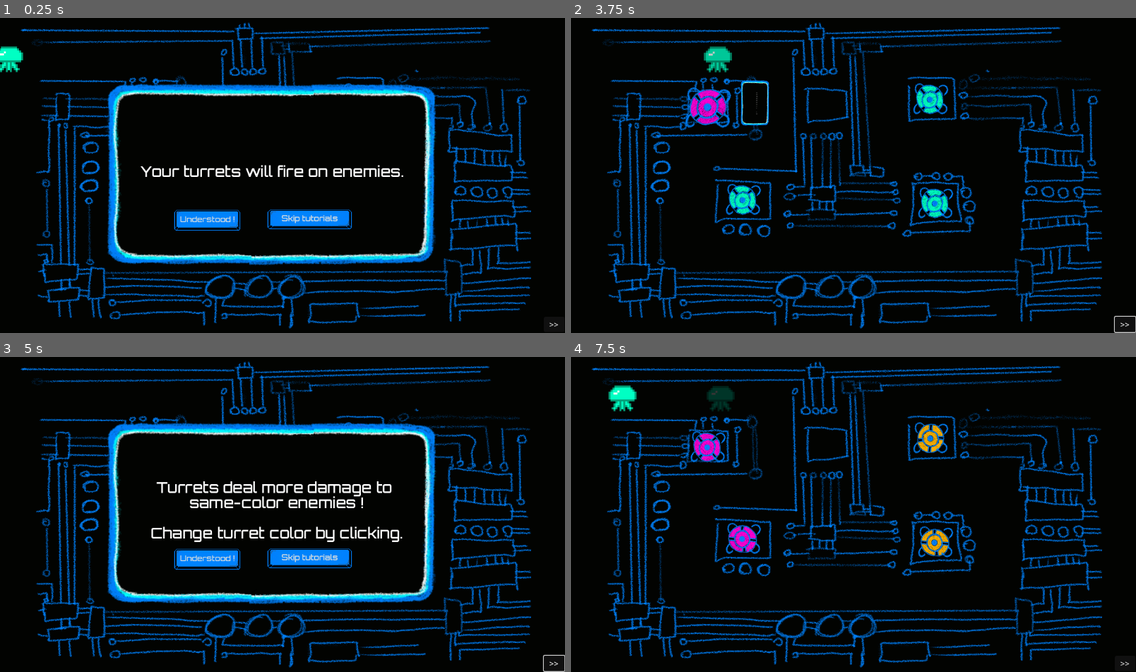
Above: before the commit, frames 1-4 (two rows, left to right).
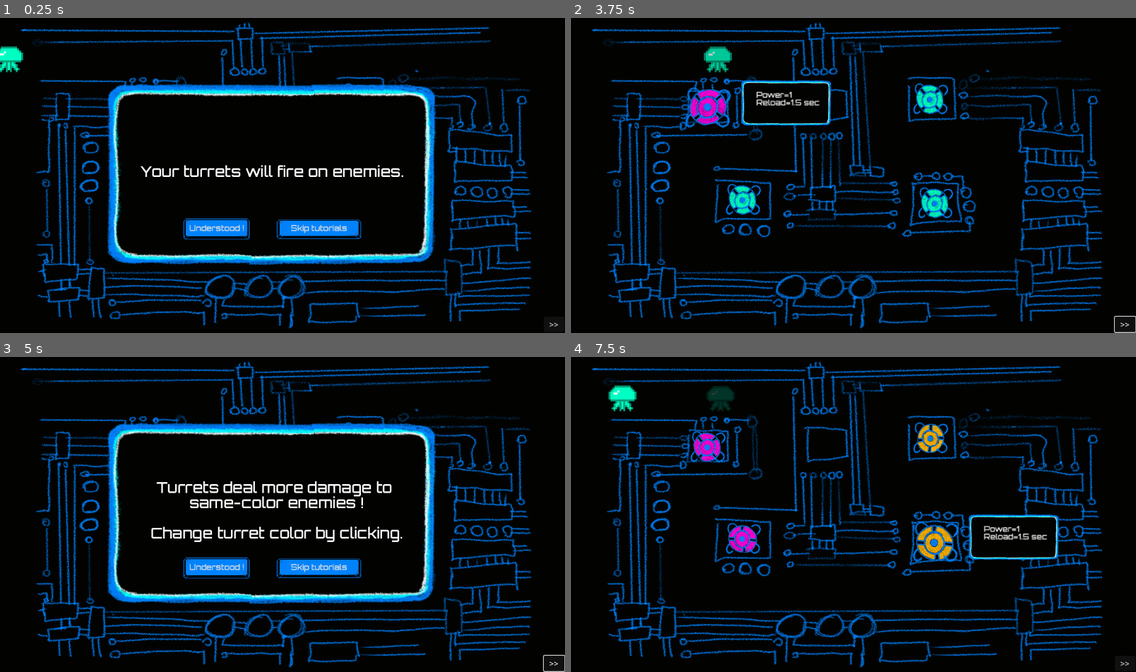
Above: after the commit, the same moments.

Repository: pbagnoud/minijam183
Game: Godot game, scene res://Scenes/main.tscn
Two runs of this game, one before a commit and one after it. Both use one fixed random seed, a clock stepped at 60 frames per second and the inputs below.
Inputs (mouse positions are in pixels of both pictures, inside the frame that each line leads up to):
- Up to frame 1 (0.25 s): no input
- Up to frame 2 (3.75 s): click "Understood !" at 0.5 s; click ">>" at 1.25 s; click ">>" at 2 s; click ">>" at 2.75 s; move the mouse to (712, 103) at 3.52 s; click (712, 103) at 3.67 s
- Up to frame 3 (5 s): move the mouse to (175, 533) at 4.27 s; click (175, 533) at 4.42 s
- Up to frame 4 (7.5 s): click "Understood !" at 5 s; move the mouse to (932, 432) at 5.77 s; click (932, 432) at 5.92 s; move the mouse to (938, 536) at 6.52 s; click (938, 536) at 6.67 s; move the mouse to (1023, 561) at 7.27 s; click (1023, 561) at 7.42 s

The runs differ from the first frame. In frame 1, 2.1% of the frame differs, in the area x 30-64%, y 60-71%; in frame 2, 0.8%; in frame 3, 2.1%; in frame 4, 1.5%.

Commit message:
Stats

Diff:
--- a/minijam183/Scenes/enemy.tscn
+++ b/minijam183/Scenes/enemy.tscn
@@ -157,7 +157,6 @@
 [node name="normal_hit" type="AudioStreamPlayer2D" parent="hit_sounds"]
 stream = ExtResource("18_dhkrs")
 volume_db = 10.758
-stream_paused = true
 
 [node name="color_hit" type="AudioStreamPlayer2D" parent="hit_sounds"]
 stream = ExtResource("19_5xdhn")
--- a/minijam183/Scenes/main.tscn
+++ b/minijam183/Scenes/main.tscn
@@ -8,7 +8,6 @@
 [ext_resource type="PackedScene" uid="uid://fk1sfppmxfiq" path="res://Scenes/upgrade_screen.tscn" id="5_kry3j"]
 [ext_resource type="PackedScene" uid="uid://dh7tms48262s1" path="res://Scenes/tutorial_popup.tscn" id="7_6bp64"]
 [ext_resource type="AudioStream" uid="uid://civdc7h7lkf5s" path="res://Assets/music_background.wav" id="8_344ge"]
-[ext_resource type="Theme" uid="uid://bpd47jtl2oji" path="res://Assets/Themes/popup_windows_big.tres" id="8_ynf5e"]
 
 [sub_resource type="Curve2D" id="Curve2D_jjvhh"]
 _data = {
@@ -75,7 +74,6 @@
 offset_top = 131.0
 offset_right = 900.0
 offset_bottom = 514.0
-theme = ExtResource("8_ynf5e")
 theme_override_font_sizes/normal_font_size = 30
 text = "Your turrets will fire on enemies. "
 
--- a/minijam183/Scenes/tower.tscn
+++ b/minijam183/Scenes/tower.tscn
@@ -16,7 +16,7 @@
 [ext_resource type="Texture2D" uid="uid://bs7tnh3elsyie" path="res://Assets/TurretsV2/GreenTurret/GreenTurret4.png" id="17_f7bh3"]
 [ext_resource type="Texture2D" uid="uid://b1tas3hfoun68" path="res://Assets/TurretsV2/OrangeTurret/OrangeTurret1.png" id="22_ff3gn"]
 [ext_resource type="Texture2D" uid="uid://bn8apc0au1fev" path="res://Assets/TurretsV2/OrangeTurret/OrangeTurret2.png" id="23_rbv28"]
-[ext_resource type="Theme" uid="uid://d13rylh3aso12" path="res://Assets/Themes/popup_windows.tres" id="24_r7vkl"]
+[ext_resource type="Theme" uid="uid://bpd47jtl2oji" path="res://Assets/Themes/popup_windows_big.tres" id="24_r7vkl"]
 [ext_resource type="Texture2D" uid="uid://cbuugoanyvx11" path="res://Assets/TurretsV2/OrangeTurret/OrangeTurret3.png" id="24_yya82"]
 [ext_resource type="Texture2D" uid="uid://bl5ro5omr2y0a" path="res://Assets/TurretsV2/OrangeTurret/OrangeTurret4.png" id="25_28laa"]
 [ext_resource type="Texture2D" uid="uid://ccxk8ay6fgh4h" path="res://Assets/TurretsV2/RedTurret/RedTurret1.png" id="26_df6ox"]
@@ -154,12 +154,16 @@
 target = NodePath("..")
 
 [node name="Label" type="RichTextLabel" parent="."]
+texture_filter = 2
 offset_left = 51.0
 offset_top = -45.0
 offset_right = 97.0
 offset_bottom = 29.0
 theme = ExtResource("24_r7vkl")
-theme_override_font_sizes/normal_font_size = 2
+theme_override_font_sizes/normal_font_size = 12
+text = "Test"
+fit_content = true
+autowrap_mode = 0
 
 [connection signal="input_event" from="." to="." method="_on_input_event"]
 [connection signal="mouse_entered" from="." to="." method="_on_mouse_entered"]
--- a/minijam183/Scenes/tutorial_popup.tscn
+++ b/minijam183/Scenes/tutorial_popup.tscn
@@ -1,6 +1,6 @@
 [gd_scene load_steps=4 format=3 uid="uid://dh7tms48262s1"]
 
-[ext_resource type="Theme" uid="uid://d13rylh3aso12" path="res://Assets/Themes/popup_windows.tres" id="1_er2x6"]
+[ext_resource type="Theme" uid="uid://bpd47jtl2oji" path="res://Assets/Themes/popup_windows_big.tres" id="1_xyudg"]
 [ext_resource type="Script" uid="uid://c74o60k0owr8y" path="res://Scripts/tutorial_popup.gd" id="2_uv2lm"]
 [ext_resource type="Theme" uid="uid://gncnsqmk06nv" path="res://Assets/Themes/nice_buttons_long.tres" id="3_xyudg"]
 
@@ -9,7 +9,7 @@
 offset_top = 124.0
 offset_right = 862.0
 offset_bottom = 507.0
-theme = ExtResource("1_er2x6")
+theme = ExtResource("1_xyudg")
 theme_override_font_sizes/normal_font_size = 40
 text = "Your towers will  fire on
 enemies. "
@@ -21,20 +21,20 @@
 process_mode = 2
 z_index = 2
 layout_mode = 0
-offset_left = 141.0
-offset_top = 255.0
-offset_right = 277.0
-offset_bottom = 320.0
+offset_left = 160.0
+offset_top = 273.0
+offset_right = 296.0
+offset_bottom = 338.0
 theme = ExtResource("3_xyudg")
 text = "Understood !"
 
 [node name="Button2" type="Button" parent="."]
 process_mode = 3
 layout_mode = 0
-offset_left = 331.0
-offset_top = 255.0
-offset_right = 505.0
-offset_bottom = 316.0
+offset_left = 350.0
+offset_top = 275.0
+offset_right = 524.0
+offset_bottom = 336.0
 theme = ExtResource("3_xyudg")
 text = "Skip tutorials"
 
--- a/minijam183/Scripts/tower.gd
+++ b/minijam183/Scripts/tower.gd
@@ -44,6 +44,9 @@
 var ready_to_start_firing : bool = false
 var triple_shot_angle = .75
 @export var has_color_change = false
+@export var has_reload : bool = true
+@export var is_specialized = false
+
 
 func _ready():
 	color_sprite.play("blue")
@@ -188,6 +191,7 @@
 
 func decrease_reload_time()->bool:
 	cooldown *=.8
+	has_reload = true
 	return true
 
 func increase_color_damage() -> bool:
@@ -270,11 +274,21 @@
 	#color_sprite.modulate = '#edac9b'
 	size_change.size_tween()
 	label.visible = true
-	label.text = "damages=" + str(power) + "\n reload=" + str(shot_speed)
+	label.text = "Power=" + str(power) + "\nReload=" + str(cooldown) + " sec"
 	if has_triple_shoot:
-		label.text += "\n triple shots"
+		label.text += "\nTriple shots"
 	if has_color_change:
-		label.text += "\n change color ennemies"
+		label.text += "\nPaintball"
+	if is_sniper:
+		label.text += "\nSniper"
+	if is_gatling:
+		label.text += "\nGatling gun"
+
+
+	#is_specialized to add
+
+
+
 
 
 func _on_mouse_exited() -> void:
Not shown: 1 places in minijam183/Scenes/main.tscn that only renumber resources
Not shown: 1 places in minijam183/Scenes/upgrade_screen.tscn that only renumber resources
